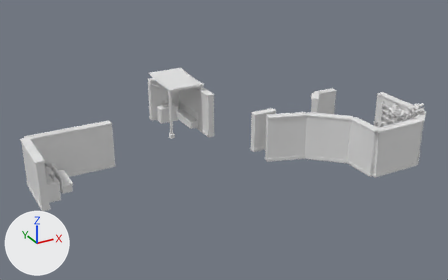
Renders of the OBJ model azure-palace-r6/Assets/east-villa-court.obj from each side of a commit.
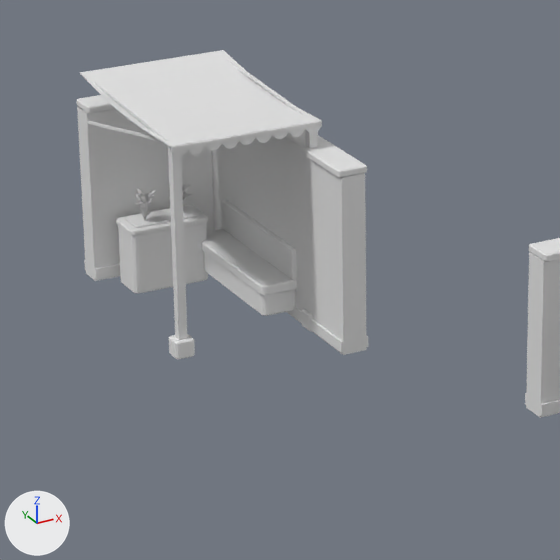
Each version is shown whole from a camera (50 mm lens) standing at (-11.78, -23.73, 13.23) and looking at (1.81, 0.98, 0.87), then close up on the part from 29% to 58% of the width and 20% to 66% of the height. Lighting does not change. The marker at lower left points along +X, +Y and +Z. The last two pictures show the newer version. Where no turn or scale is listed for an object, it has been applied to the vertices.

In view in the first close-up: 'east-villa-court'.
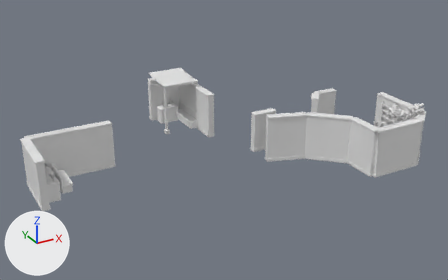
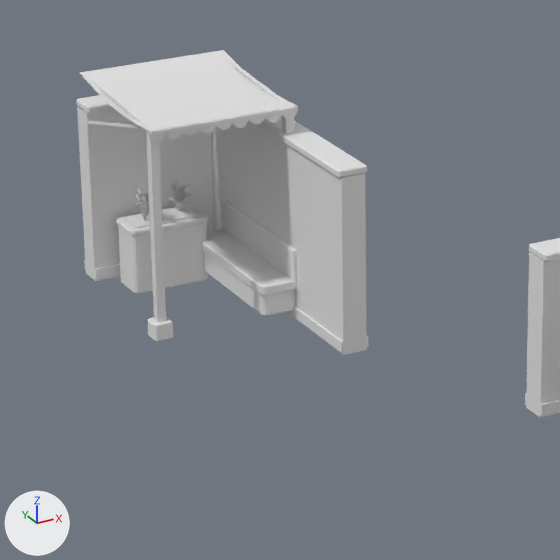
Commit message: Keep the East Guest Villa entrance clear beside the garden approach

What changed in the scene script:
```text
Change me_east_villa_court:
    where me_east_villa_court.from_pydata(...)  # 14944 vertices, 14023 faces; spans x -7.6..10.6, y -4.6..7.4, z 0.0..2.9
    used by ob_east_villa_court; location = (0.0, 0.0, 0.0)
    me_east_villa_court part 1: the loose piece of 64 vertices spanning x 0.3..0.6, y 4.2..4.4, z 0.0..0.2 is moved by (0.0, 0.6, 0.0)
    me_east_villa_court part 2: the loose piece of 8 vertices spanning x 0.4..2.4, y 4.2, z 2.7 is moved by (0.0, 0.6, 0.0)
    me_east_villa_court part 3: the loose piece of 8 vertices spanning x 0.4..0.5, y 4.3..4.4, z 0.0..2.7 is moved by (0.0, 0.6, 0.0)
    me_east_villa_court part 4: the loose piece of 21 vertices spanning x 0.4..0.5, y 4.4..7.0, z 2.2..2.9 is scaled about its middle by (1, 0.766, 1), then moved by (0.0, 0.3, 0.0)
    me_east_villa_court part 5: the loose piece of 8 vertices spanning x 2.2..2.3, y 4.3..4.4, z 0.0..2.7 is moved by (0.0, 0.6, 0.0)
    me_east_villa_court part 6: 220 of 14944 vertices moved; they spanned x 0.4..2.4, y 4.2..7.4, z 0.0..2.9 and now span x 0.4..2.4, y 4.8..7.4, z 0.0..2.9; mean shift (0.0, 0.5, 0.0); largest move (2.3, 6.9, 2.9) -> (2.3, 4.8, 0.0)
```

Where the change shows, as pixel boxes (x1, y1, x2, y2) in the close-ups (560 x 560 px; the box of a moved part takes in the faces that stretch with it):
part 1 of me_east_villa_court, moved or reshaped: before (169, 334, 195, 359); after (147, 316, 173, 341)
part 2 of me_east_villa_court, moved or reshaped: before (172, 121, 322, 151); after (150, 107, 298, 135)
part 3 of me_east_villa_court, moved or reshaped: before (168, 146, 188, 340); after (146, 131, 166, 322)
part 4 of me_east_villa_court, moved or reshaped: before (87, 78, 170, 142); after (87, 77, 150, 129)
part 5 of me_east_villa_court, moved or reshaped (mostly hidden): before (305, 129, 318, 148); after (282, 115, 294, 133)
part 6 of me_east_villa_court, moved or reshaped: before (79, 50, 337, 331); after (79, 50, 337, 314)
